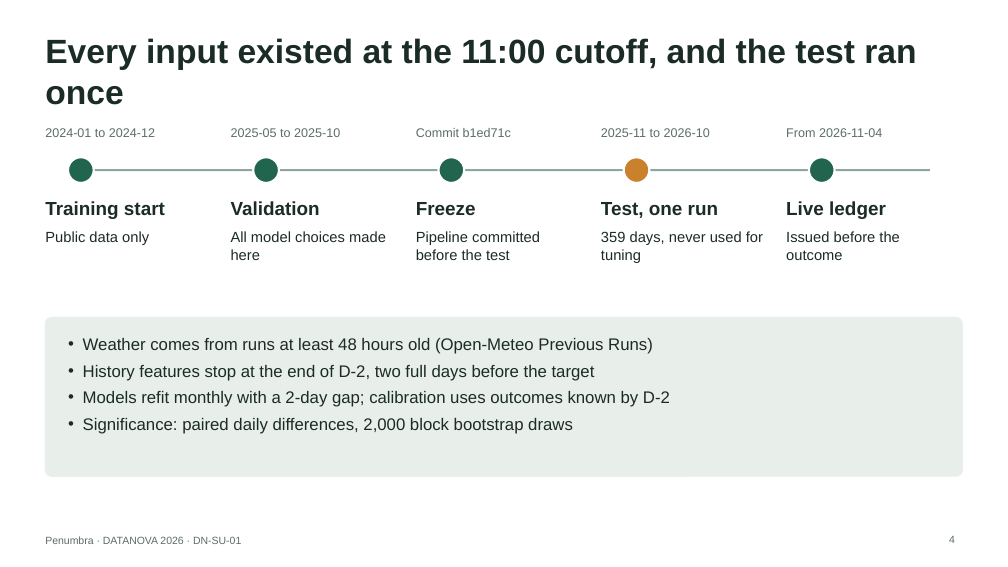
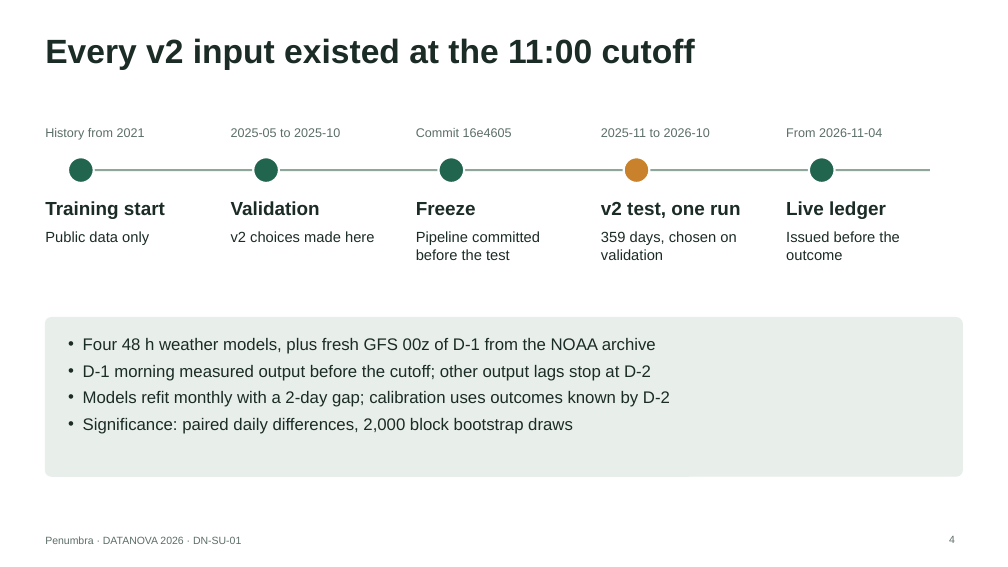
Before and after one commit to yy5652-hash/penumbra, a slide deck: slide 4 of site/Penumbra_DATANOVA_2026.pptx. Drawn at 1008x567 pixels with LibreOffice and Linux fonts; fonts in the diff are those of the drawing. Boxes give left, top, right and bottom in pixels: in the first picture for what was removed or moved away, otherwise in the second. Text is boxed around its words. In the diff, an @@ line names an element or a change of style, - is before the commit and + after.

```diff
--- a/site/Penumbra_DATANOVA_2026.pptx
+++ b/site/Penumbra_DATANOVA_2026.pptx
@@ title at [45,38,695,70]: text changed @@
-Every input existed at the 11:00 cutoff, and the test ran once
+Every v2 input existed at the 11:00 cutoff
@@ text at [45,128,145,140]: text changed @@
-2024-01 to 2024-12
+History from 2021
@@ text at [416,128,512,137]: text changed @@
-Commit b1ed71c
+Commit 16e4605
@@ text at [601,202,740,218]: text changed @@
-Test, one run
+v2 test, one run
@@ text at [231,231,374,242]: text changed @@
-All model choices made here
+v2 choices made here
@@ text at [601,231,736,260]: text changed @@
-359 days, never used for tuning
+359 days, chosen on validation
@@ text at [83,338,656,381]: text changed @@
-• Weather comes from runs at least 48 hours old (Open-Meteo Previous Runs)
-• History features stop at the end of D-2, two full days before the target
+• Four 48 h weather models, plus fresh GFS 00z of D-1 from the NOAA archive
+• D-1 morning measured output before the cutoff; other output lags stop at D-2
```
Also in this commit, not shown: 7 other slides changed, 16 other files.
